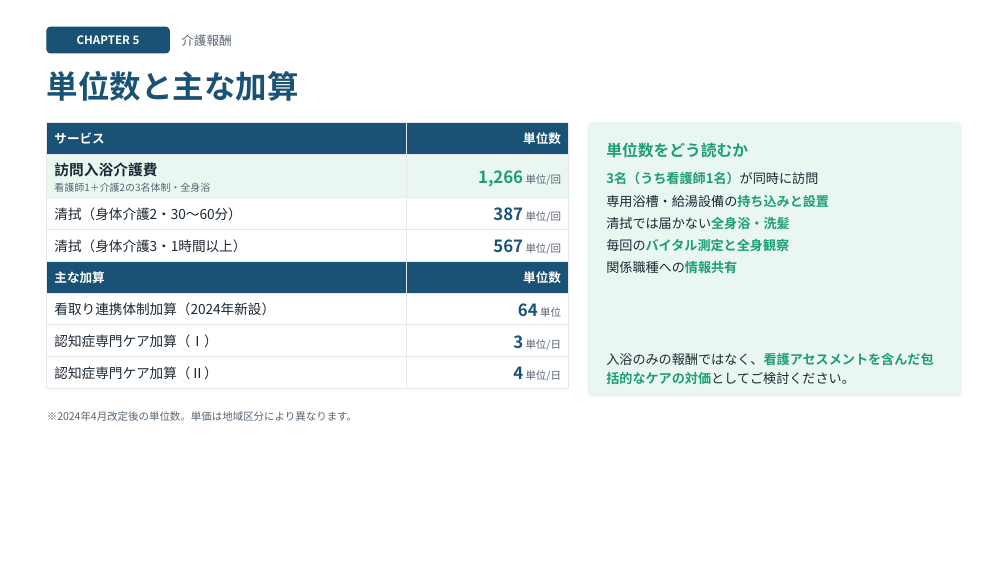
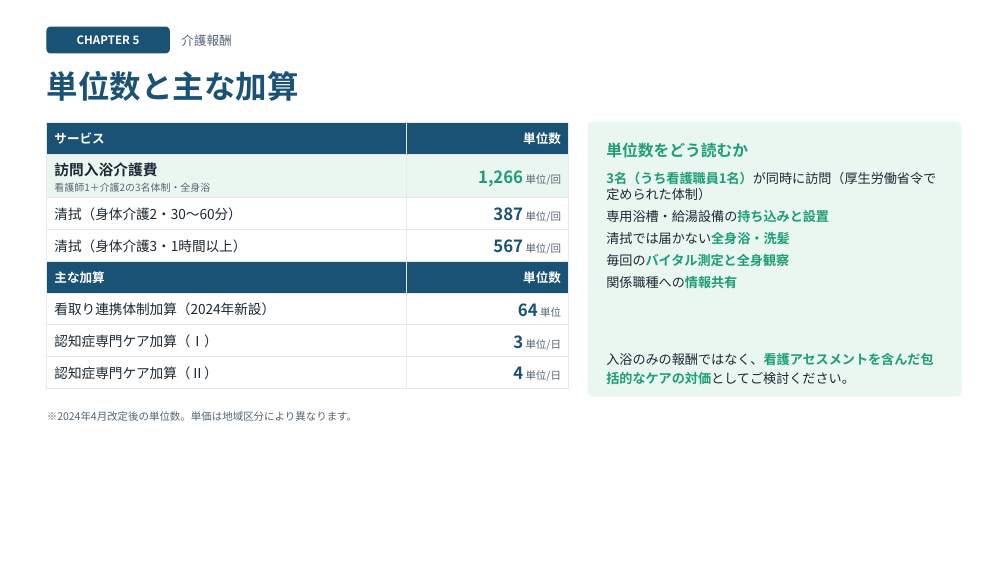
Before and after one commit to 1w0wakmsw0w-ctrl/houmonnyuyoku, a slide deck: slide 12 of houmon-nyuyoku-slides.pptx. Drawn at 1008x567 pixels with LibreOffice and Linux fonts; fonts in the diff are those of the drawing. Boxes give left, top, right and bottom in pixels: in the first picture for what was removed or moved away, otherwise in the second. Text is boxed around its words. In the diff, an @@ line names an element or a change of style, - is before the commit and + after.

```diff
--- a/houmon-nyuyoku-slides.pptx
+++ b/houmon-nyuyoku-slides.pptx
@@ text at (606, 172, 936, 200): text changed; text colour #1D9E75 to #1C2833; bold off @@
-● 3名（うち看護師1名）が同時に訪問
+● 3名（うち看護職員1名）が同時に訪問（厚生労働省令で定められた体制）
```
Also in this commit, not shown: 3 other slides changed, 3 other files.
